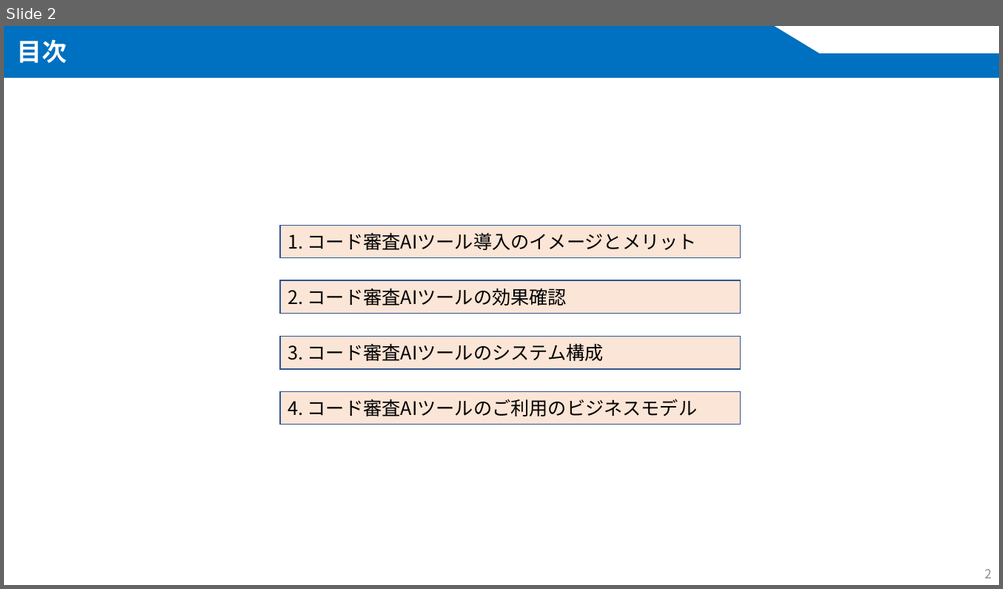
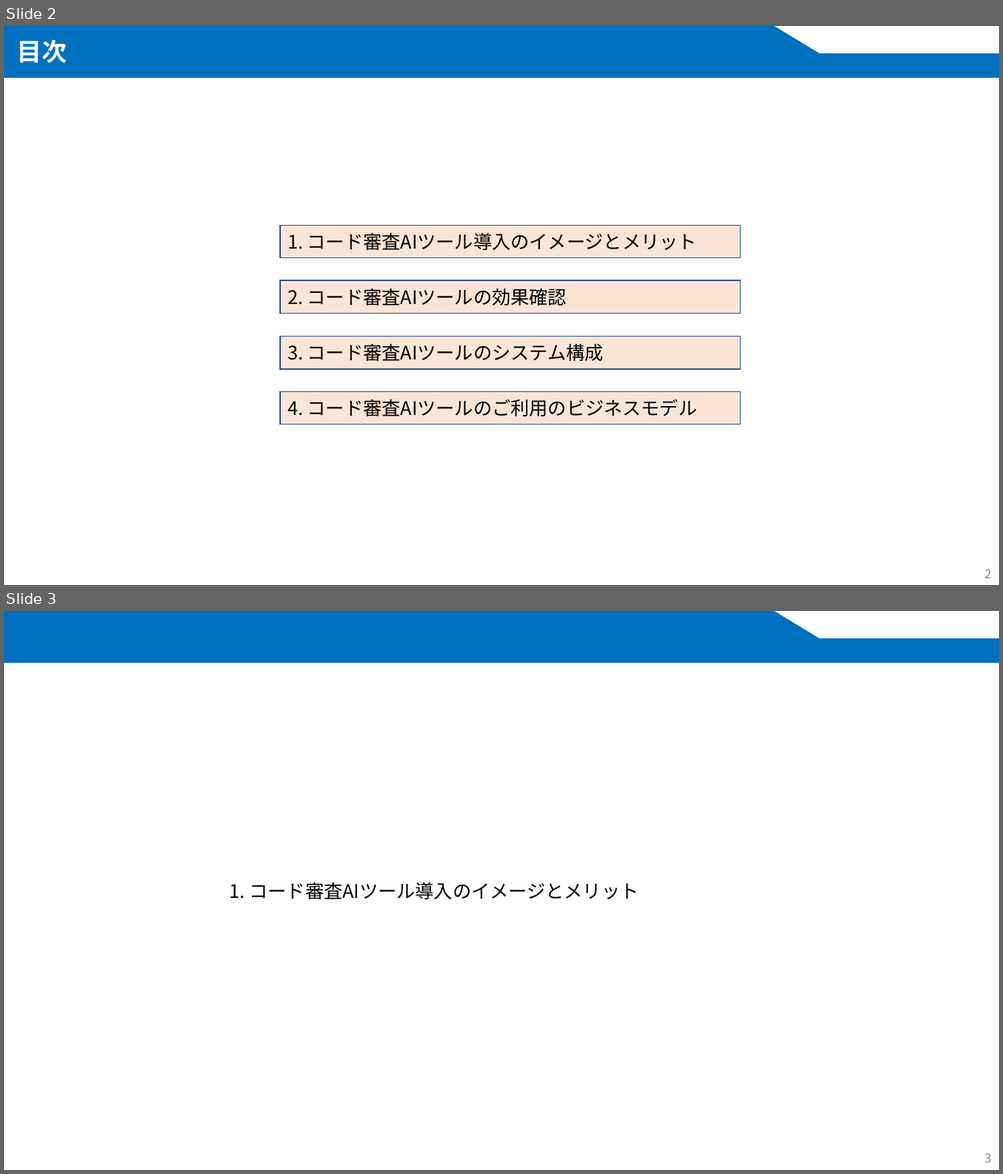
Before and after one commit to datanger/PPTCheker, a slide deck: example2.pptx. Shown one above the other, each under a label of ours: slide 2 before the commit, slides 2 and 3 after it. The pictures are 1003x589 and 1003x1174 pixels, drawn with LibreOffice and Linux fonts; fonts in the diff are those of the drawing; background and template pictures are left out. Boxes give left, top, right and bottom in pixels: in the first picture for what was removed or moved away, otherwise in the second. Text is boxed around its words. In the diff, an @@ line names an element or a change of style, - is before the commit and + after.

```diff
--- a/example2.pptx
+++ b/example2.pptx
@@ slide 3 added at [4, 611, 999, 1170], background #FFFFFF; not listed: 2 template elements that a slide beside it also shows @@
@@ text added at [230, 882, 638, 900], 18 pt, text #000000 @@
+1. コード審査AIツール導入のイメージとメリット
@@ page number added at [984, 1153, 991, 1163], 12 pt, text #8C8C8C @@
+3
```
Also in this commit, not shown: 1 slide changed, 39 other files.
